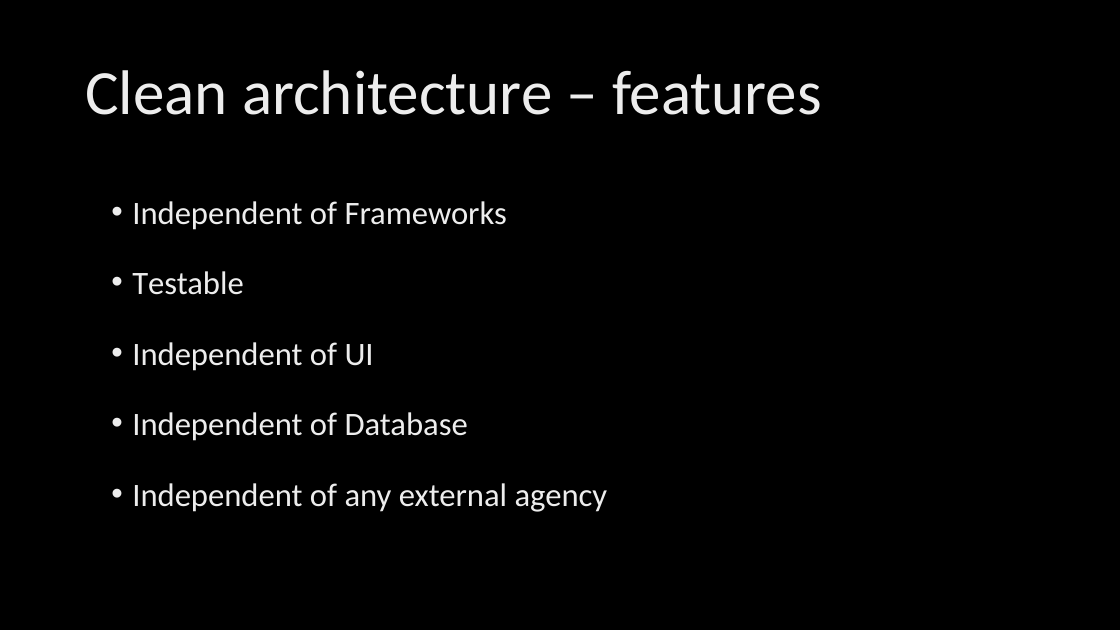
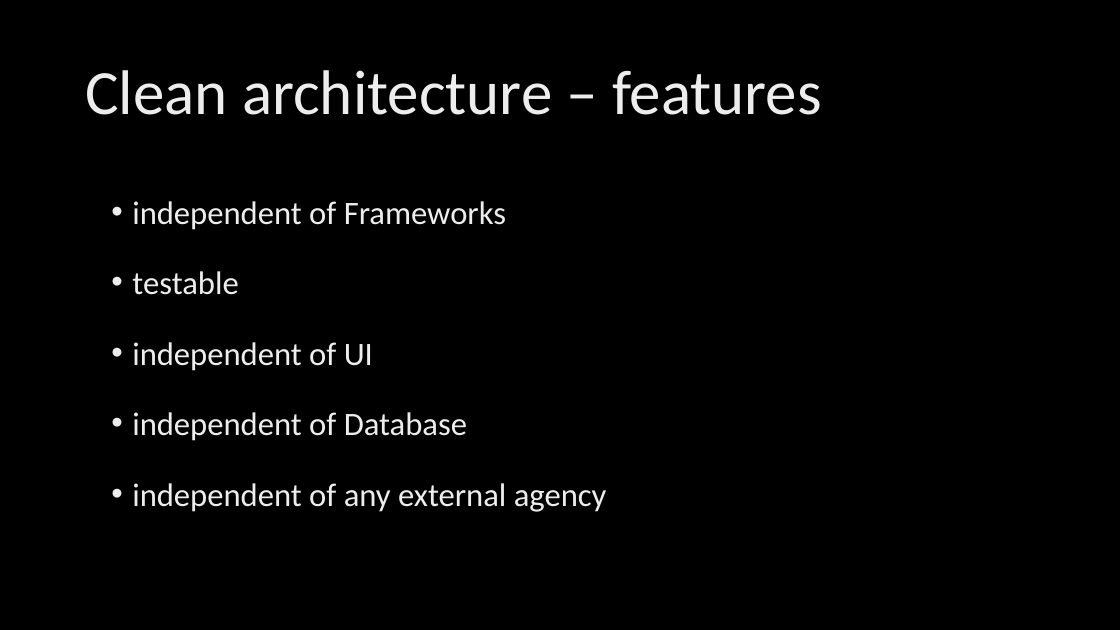
Before and after one commit to KonradGalczynski/Learning, a slide deck: slide 15 of CleanCodeCleanArch/CleanCodeCleanArch.pptx (slide 12 before the commit). Drawn at 1120x630 pixels with LibreOffice and Linux fonts; fonts in the diff are those of the drawing; background and template pictures are left out. Boxes give left, top, right and bottom in pixels: in the first picture for what was removed or moved away, otherwise in the second. Text is boxed around its words. In the diff, an @@ line names an element or a change of style, - is before the commit and + after.

```diff
--- a/CleanCodeCleanArch/CleanCodeCleanArch.pptx
+++ b/CleanCodeCleanArch/CleanCodeCleanArch.pptx
@@ text at (132,201,607,512): text changed @@
-• Independent of Frameworks
-• Testable
-• Independent of UI
-• Independent of Database
-• Independent of any external agency
+• independent of Frameworks
+• testable
+• independent of UI
+• independent of Database
+• independent of any external agency
```
Also in this commit, not shown: 7 other slides changed, 5 slides added, 1 slide removed.
